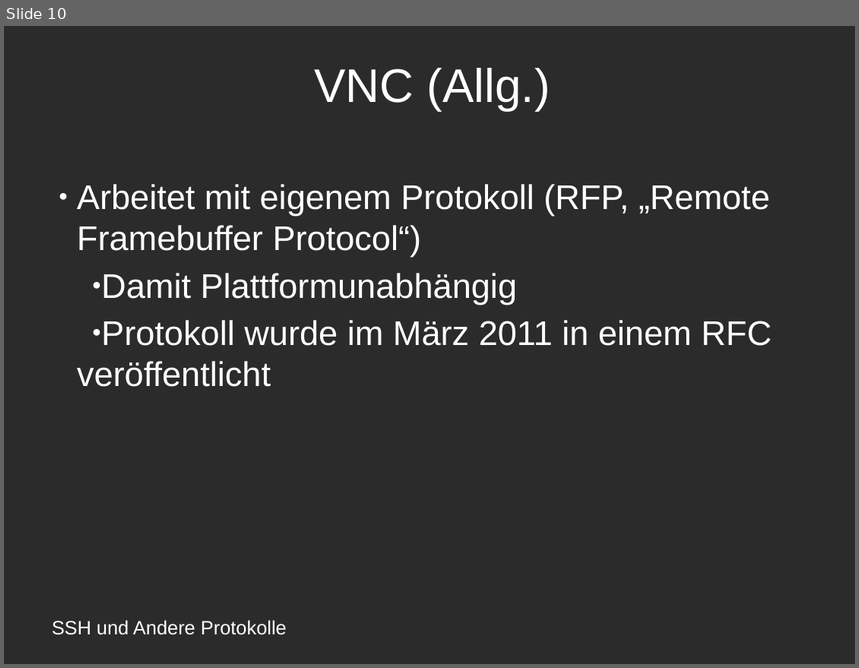
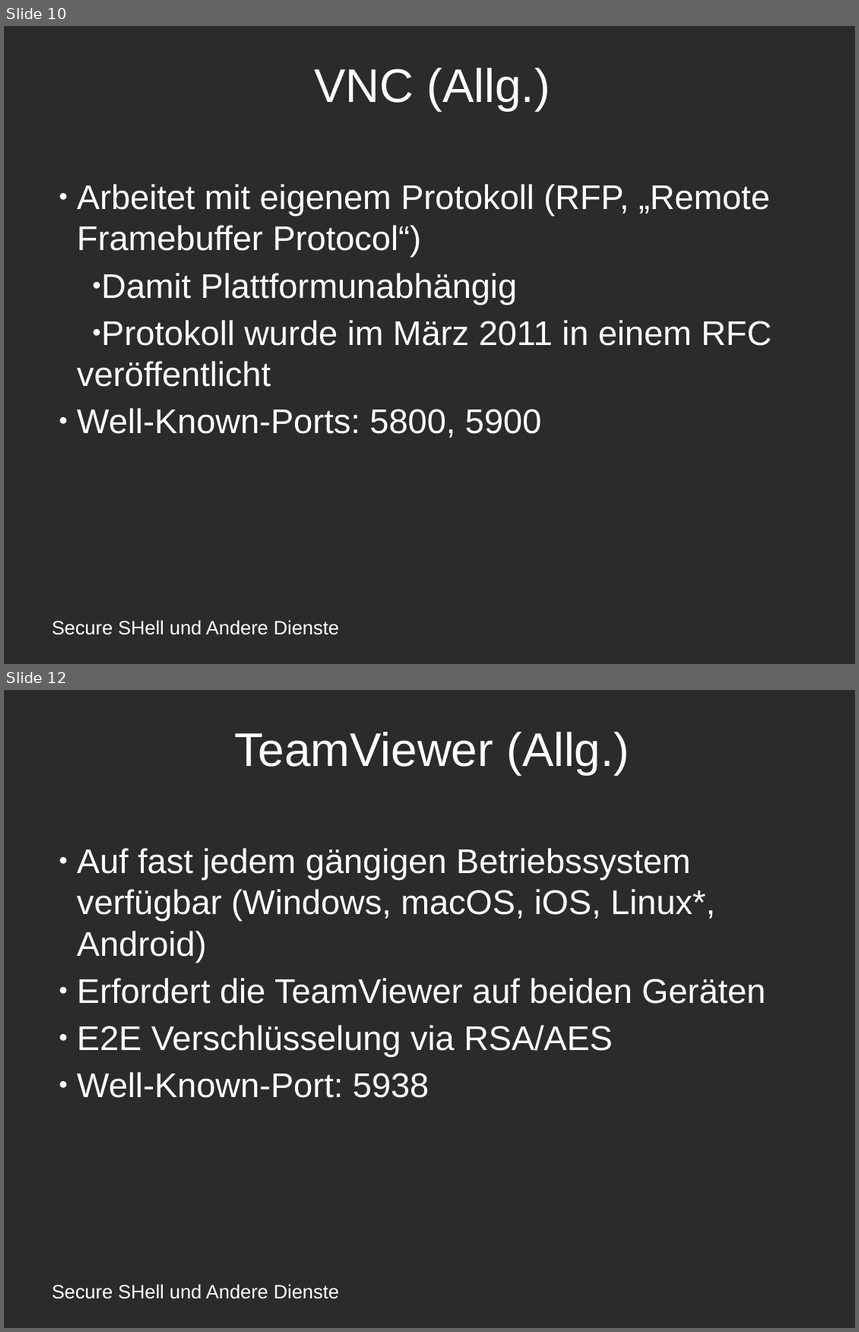
Before and after one commit to amlispolska/SSH-Projekt, a slide deck: ssh-presentation.odp. Shown one above the other, each under a label of ours: slide 10 before the commit, slides 10 and 12 after it; the slides between them are not shown. The pictures are 859x668 and 859x1332 pixels, drawn with LibreOffice and Linux fonts; fonts in the diff are those of the drawing; background and template pictures are left out; a plain dark background stands for a picture behind light text. Boxes give left, top, right and bottom in pixels: in the first picture for what was removed or moved away, otherwise in the second. Text is boxed around its words. In the diff, an @@ line names an element or a change of style, - is before the commit and + after.

Commit message:
Hinzufügen von TeamViewer zur Präsentation
Inklusive mehr Informationen über TeamViewer

```diff
--- a/ssh-presentation.odp
+++ b/ssh-presentation.odp
@@ slide 12 added at <box>4,690,855,1328</box>, background picture (left out) @@
@@ title added at <box>235,732,629,775</box>, 44 pt, text #FFFFFF @@
+TeamViewer (Allg.)
@@ subtitle added at <box>77,848,766,1098</box>, 32 pt, text #FFFFFF @@
+● Auf fast jedem gängigen Betriebssystem verfügbar (Windows, macOS, iOS, Linux*, Android)
+● Erfordert die TeamViewer auf beiden Geräten
+● E2E Verschlüsselung via RSA/AES
+● Well-Known-Port: 5938
@@ text added at <box>52,1284,339,1300</box>, 18 pt, text #FFFFFF @@
+Secure SHell und Andere Dienste
@@ slide 10 changed as well @@
@@ subtitle at <box>77,408,541,438</box>: paragraph added @@
+● Well-Known-Ports: 5800, 5900
@@ text at <box>52,620,339,636</box>: text changed @@
-SSH und Andere Protokolle
+Secure SHell und Andere Dienste
```
Also in this commit, not shown: 8 other slides changed, 3 other slides added, 2 slides removed, 1 other file.
